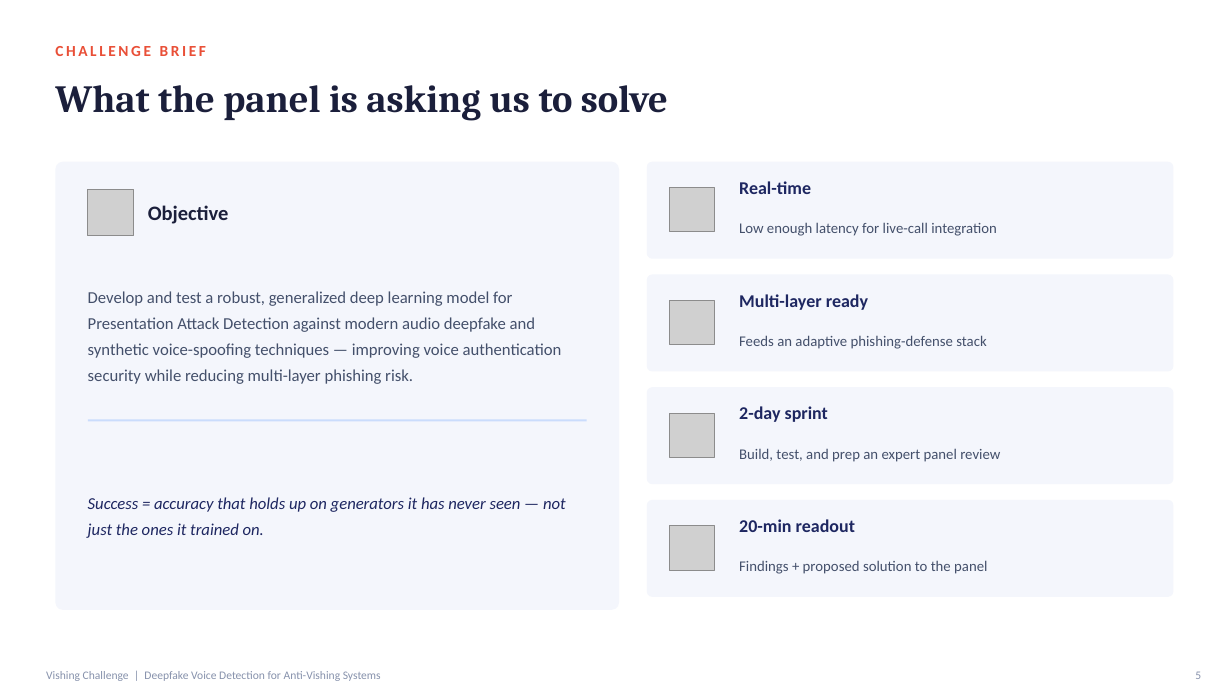
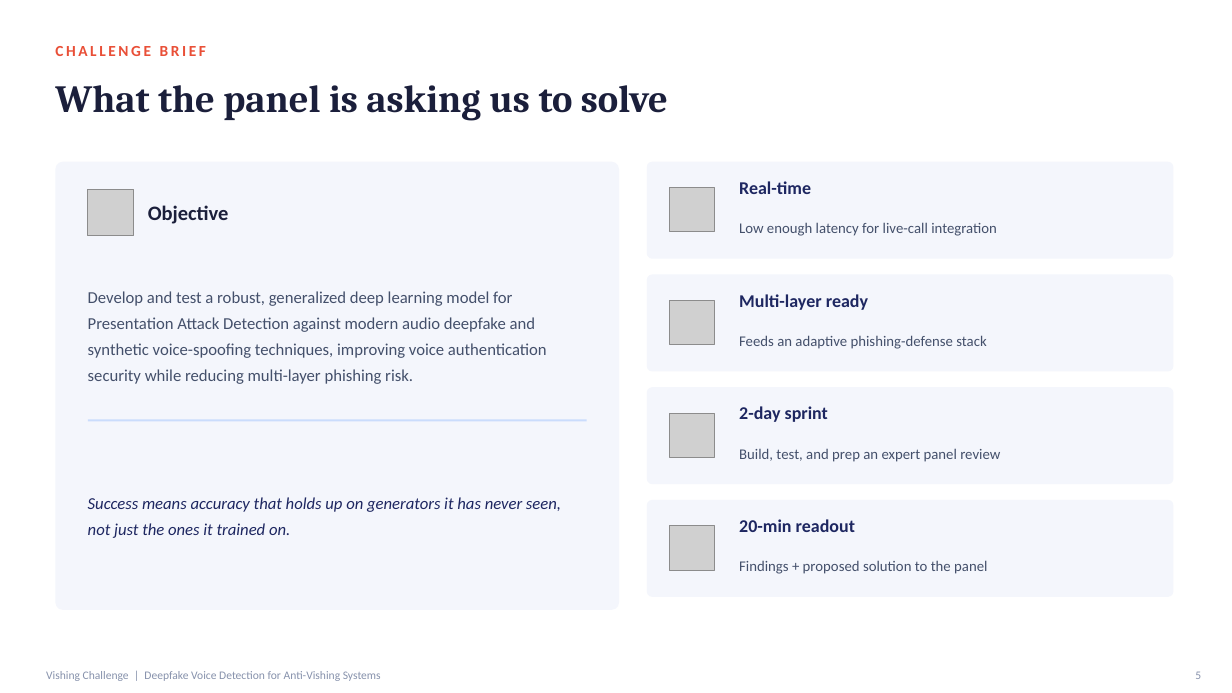
Before and after one commit to mertBiricik/vishing, a slide deck: slide 5 of slides/anti_vishing_proposal.pptx. Drawn at 1232x693 pixels with LibreOffice and Linux fonts; fonts in the diff are those of the drawing; grey boxes stand for pictures. Boxes give left, top, right and bottom in pixels: in the first picture for what was removed or moved away, otherwise in the second. Text is boxed around its words. In the diff, an @@ line names an element or a change of style, - is before the commit and + after.

```diff
--- a/slides/anti_vishing_proposal.pptx
+++ b/slides/anti_vishing_proposal.pptx
@@ text at (x1=88, y1=291, x2=547, y2=384): text changed @@
-Develop and test a robust, generalized deep learning model for Presentation Attack Detection against modern audio deepfake and synthetic voice-spoofing techniques — improving voice authentication security while reducing multi-layer phishing risk.
+Develop and test a robust, generalized deep learning model for Presentation Attack Detection against modern audio deepfake and synthetic voice-spoofing techniques, improving voice authentication security while reducing multi-layer phishing risk.
@@ text at (x1=88, y1=497, x2=561, y2=538): text changed @@
-Success = accuracy that holds up on generators it has never seen — not just the ones it trained on.
+Success means accuracy that holds up on generators it has never seen, not just the ones it trained on.
```
Also in this commit, not shown: 8 other slides changed, 1 other file.
